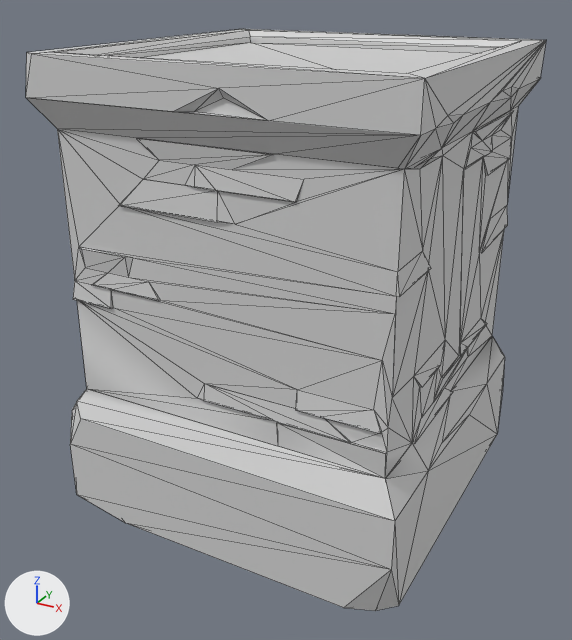
The FBX model Assets/Resources/Prefabs/Room/Packs for Map Village/3D Cartoon Village/Models/Tower30.fbx as it was, and as the next commit left it.
The view is the same before and after, from a 50 mm lens placed at (13.7, -66.6, 40.3), pointed at (-14.4, -15.6, 14.8). The lights are fixed; the arrows at lower left show +X, +Y and +Z. Mesh edges are drawn as thin lines. Where no turn or scale is listed for an object, it has been applied to the vertices. Vertices at the same position are counted once.
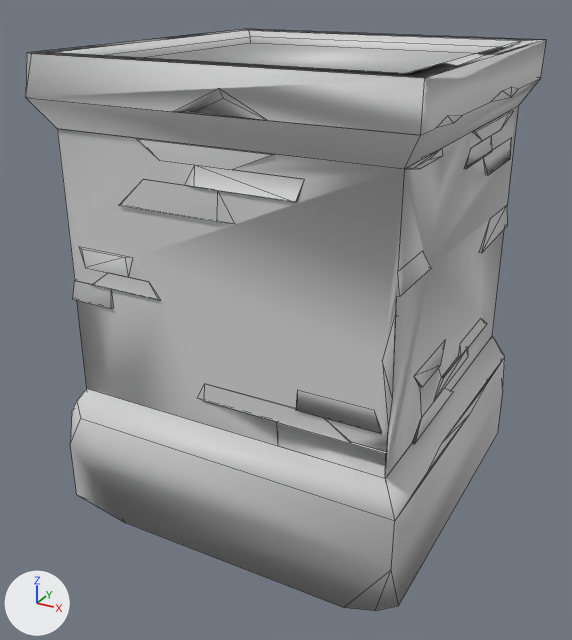
Boxes [x1, y1, x2, y2] around the edits, measured in the pictures (572 x 640 px):
part 1 of me_mesh1, deleted: before [92, 148, 491, 453]

Edits to the bpy script that builds the scene:
```text
Change me_mesh1:
    used by ob_mesh1; location = (0.0, 0.0, 0.0)
    remove me_mesh1.from_pydata(...)  # 316 vertices, 655 faces; spans x -27.5..0.0, y -27.5..0.0, z 0.0..35.5
    add me_mesh1.from_pydata(...)  # 301 vertices, 227 faces; spans x -27.5..0.0, y -27.5..0.0, z 0.0..35.5
    me_mesh1 part 1: 15 vertices removed from x -26.4..-1.0, y -26.4..-1.0, z 8.6..28.9
    me_mesh1 part 2: the surface is now shaded smooth
```
